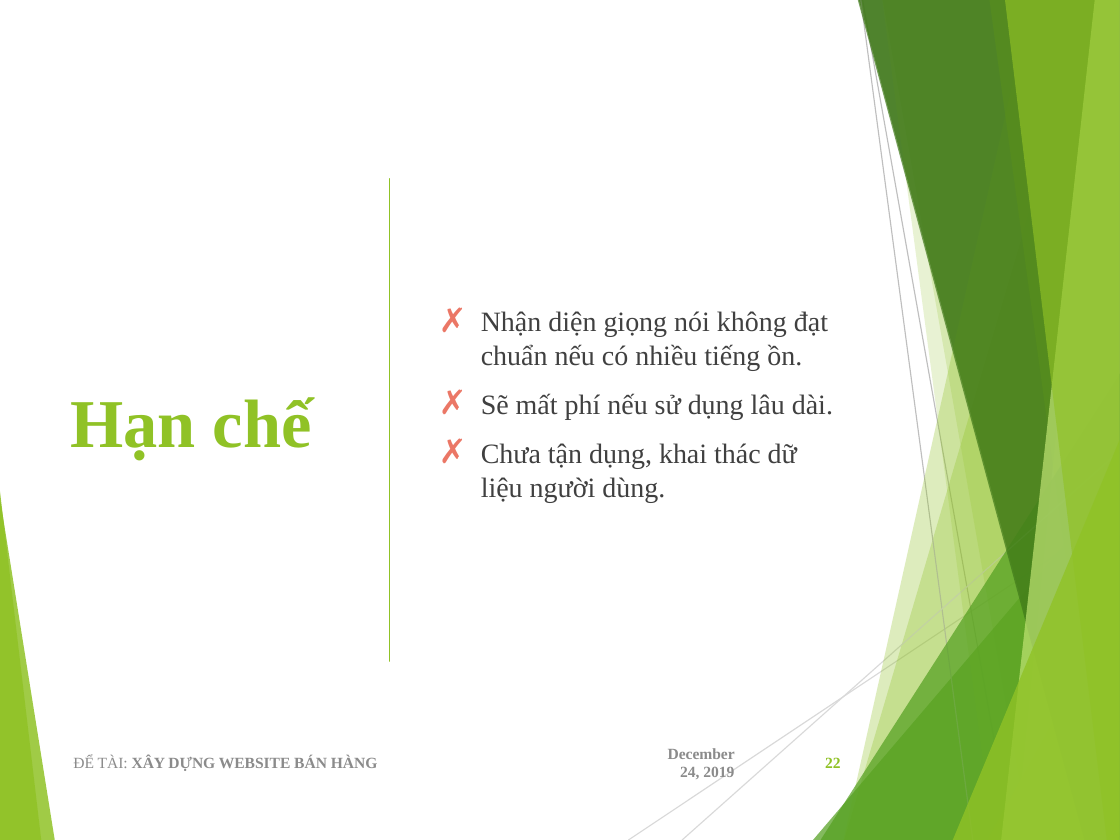
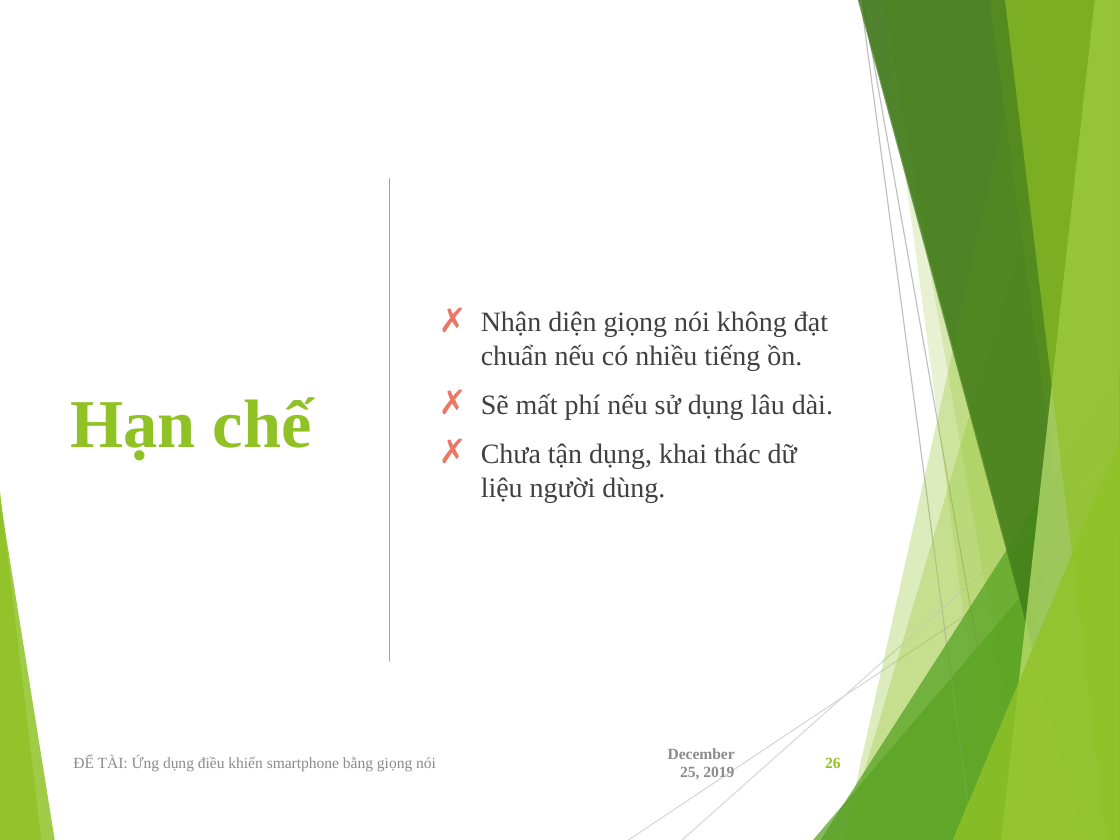
Before and after one commit to viet97/doandocs, a slide deck: slide 26 of DATN_Presentation.pptx (slide 22 before the commit). Drawn at 1120x840 pixels with LibreOffice and Linux fonts; fonts in the diff are those of the drawing. Boxes give left, top, right and bottom in pixels: in the first picture for what was removed or moved away, otherwise in the second. Text is boxed around its words. In the diff, an @@ line names an element or a change of style, - is before the commit and + after.

```diff
--- a/DATN_Presentation.pptx
+++ b/DATN_Presentation.pptx
@@ text at [668,748,735,779]: text changed @@
-December 24, 2019
+December 25, 2019
@@ text at [73,756,436,771]: text changed; bold off @@
-ĐỂ TÀI: XÂY DỰNG WEBSITE BÁN HÀNG
+ĐỂ TÀI: Ứng dụng điều khiển smartphone bằng giọng nói
@@ page number at [825,757,841,768]: text changed @@
-22
+26
```
Also in this commit, not shown: 20 other slides changed, 6 slides added, 2 slides removed.
